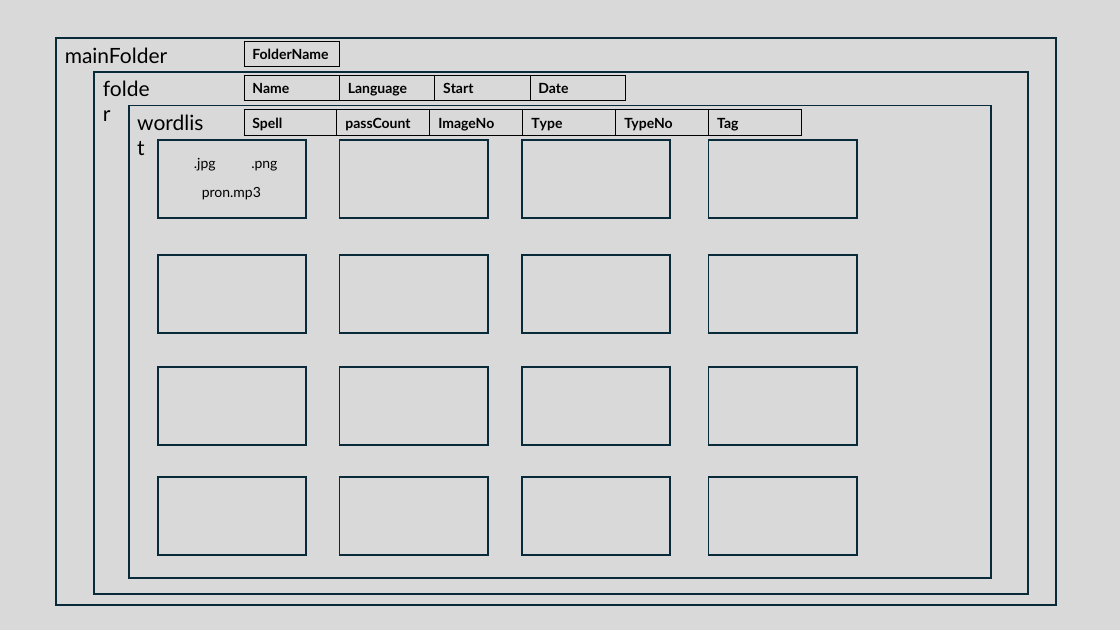
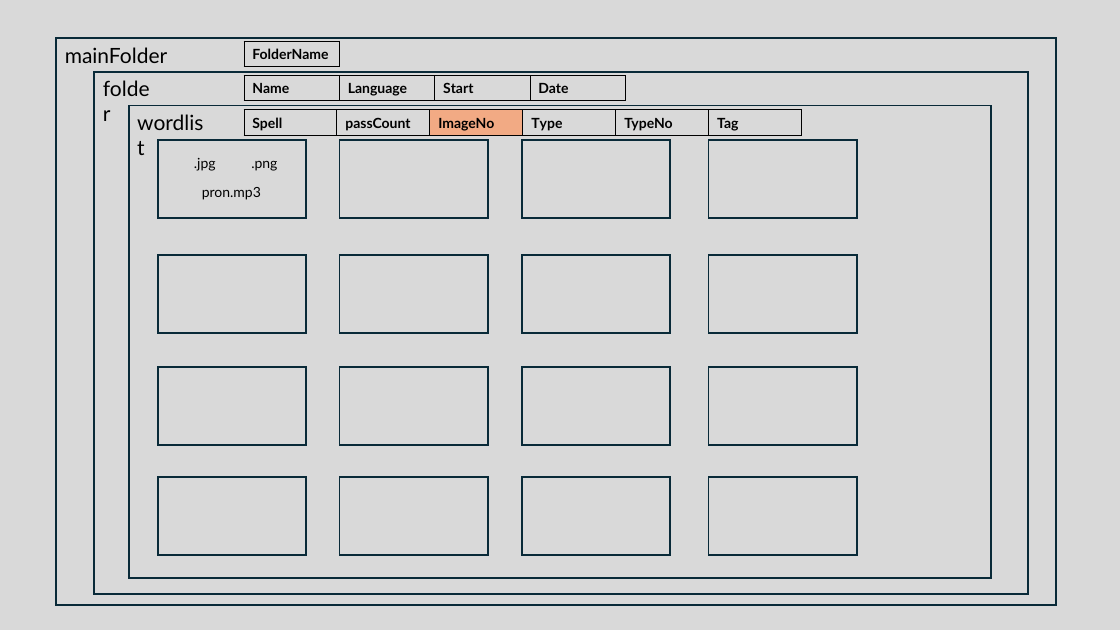
Before and after one commit to Kesu8888/cusdict_ios, a slide deck: slide 1 of design/hierarchy.pptx. Drawn at 1120x630 pixels with LibreOffice and Linux fonts; fonts in the diff are those of the drawing. Boxes give left, top, right and bottom in pixels: in the first picture for what was removed or moved away, otherwise in the second. Text is boxed around its words. In the diff, an @@ line names an element or a change of style, - is before the commit and + after.

```diff
--- a/design/hierarchy.pptx
+++ b/design/hierarchy.pptx
@@ table at box(245, 110, 804, 135) @@
@@ fill none to #F2AA84 in row 1, column 3 @@
```
Also in this commit, not shown: 2 slides added, 7 other files.
